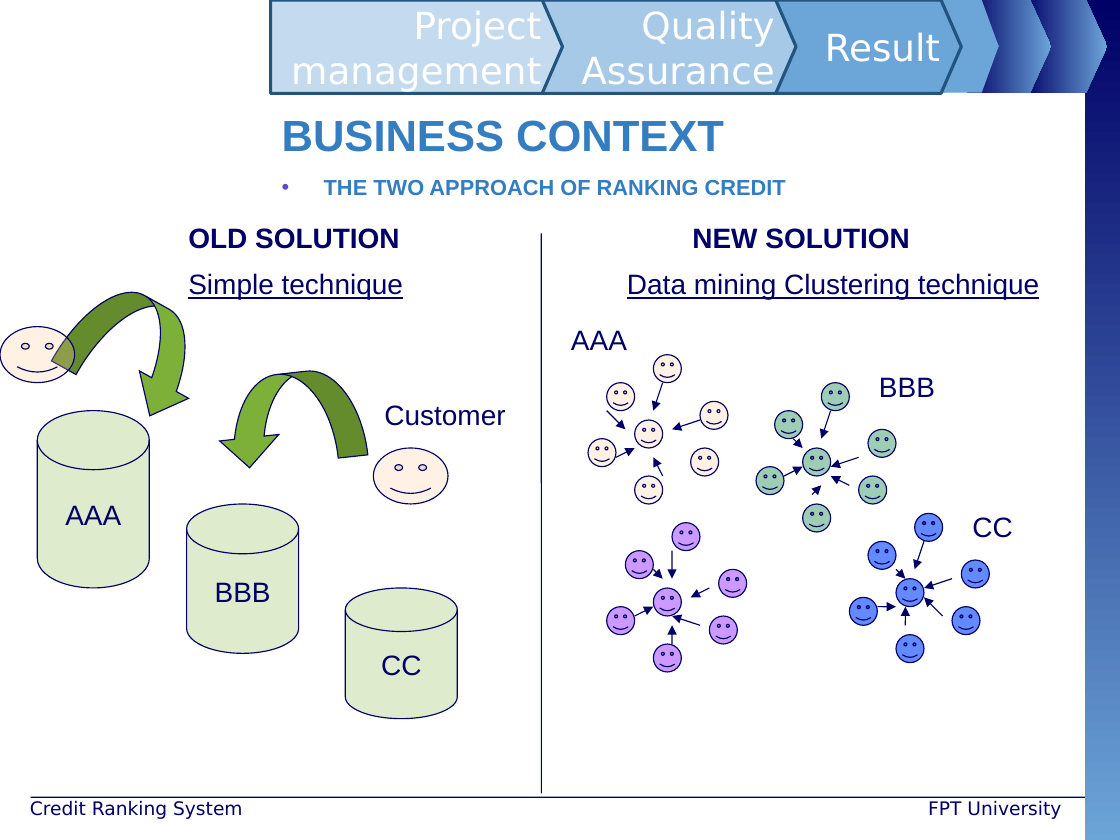
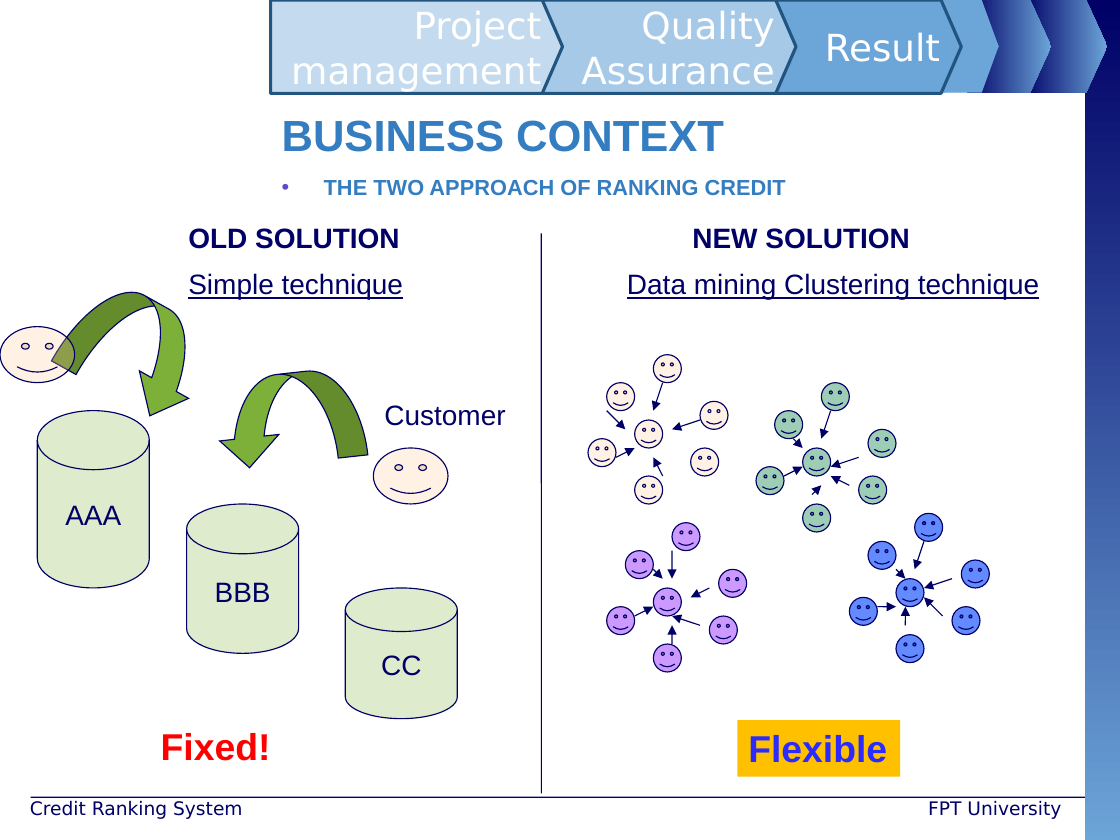
Before and after one commit to maily89/fbdm, a slide deck: slide 7 of Deliverables/FBD - slide.pptx. Drawn at 1120x840 pixels with LibreOffice and Linux fonts; fonts in the diff are those of the drawing; background and template pictures are left out. Boxes give left, top, right and bottom in pixels: in the first picture for what was removed or moved away, otherwise in the second. Text is boxed around its words. In the diff, an @@ line names an element or a change of style, - is before the commit and + after.

```diff
--- a/Deliverables/FBD - slide.pptx
+++ b/Deliverables/FBD - slide.pptx
@@ text removed at (571,330,627,350) @@
-AAA
@@ text removed at (879,377,935,397) @@
-BBB
@@ text removed at (972,517,1012,538) @@
-CC
@@ text added at (161,733,271,761), 24 pt, text #FF0000, bold @@
+Fixed!
@@ rectangle added at (737,720,899,776), fill #FFC000, 24 pt, text #2B2BFF, bold @@
+Flexible
```
Also in this commit, not shown: 10 other slides changed, 1 slide removed.
